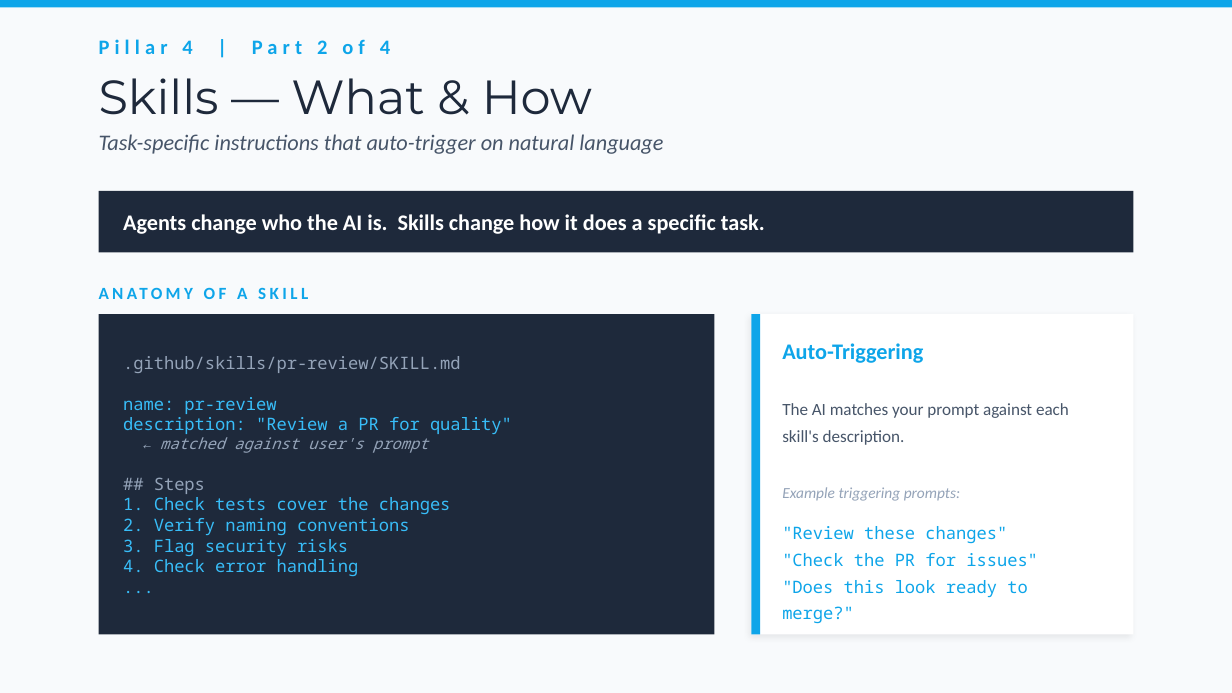
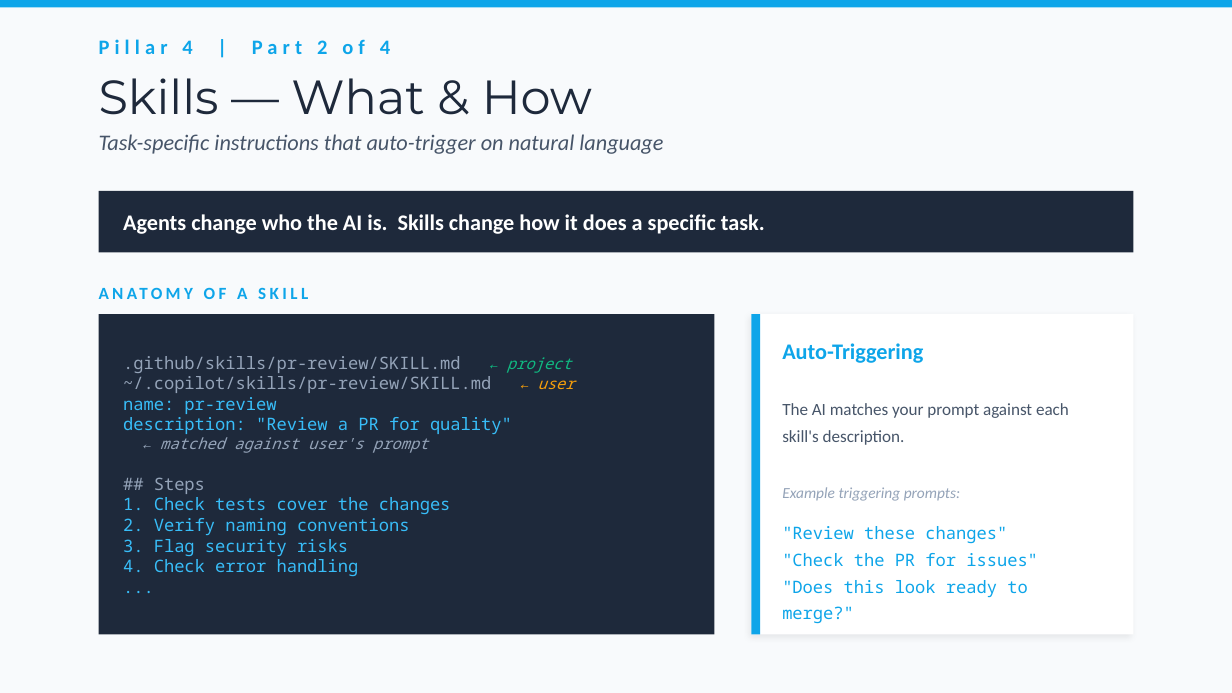
Before and after one commit to bubuding0809/copilot-cli-for-beginners, a slide deck: slide 12 of WORKSHOP-PRESENTATION.pptx. Drawn at 1232x693 pixels with LibreOffice and Linux fonts; fonts in the diff are those of the drawing. Boxes give left, top, right and bottom in pixels: in the first picture for what was removed or moved away, otherwise in the second. Text is boxed around its words. In the diff, an @@ line names an element or a change of style, - is before the commit and + after.

```diff
--- a/WORKSHOP-PRESENTATION.pptx
+++ b/WORKSHOP-PRESENTATION.pptx
@@ text at bbox=[123, 356, 575, 393]: text changed @@
-.github/skills/pr-review/SKILL.md
+.github/skills/pr-review/SKILL.md ← project
+~/.copilot/skills/pr-review/SKILL.md ← user
```
Also in this commit, not shown: 1 other slide changed.
